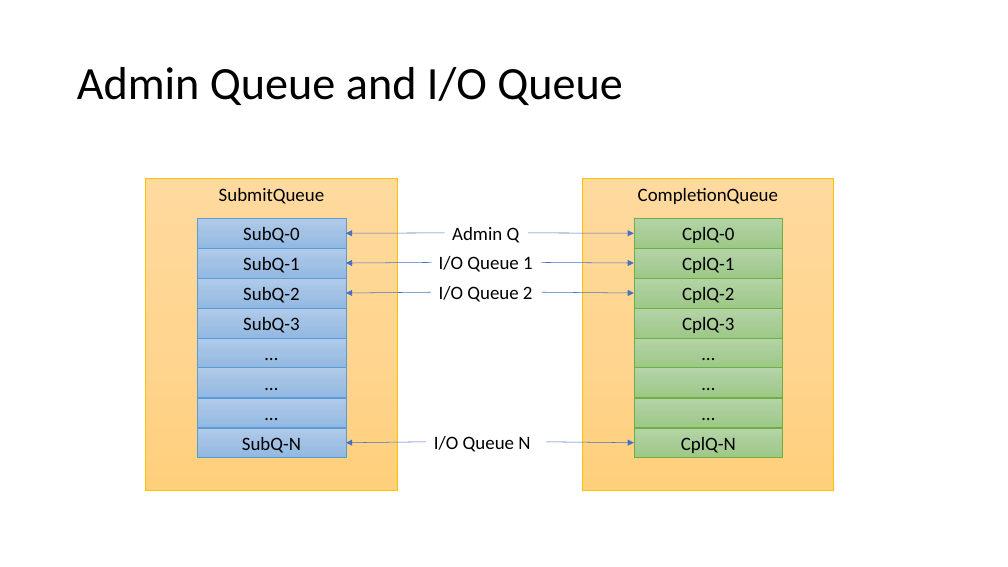
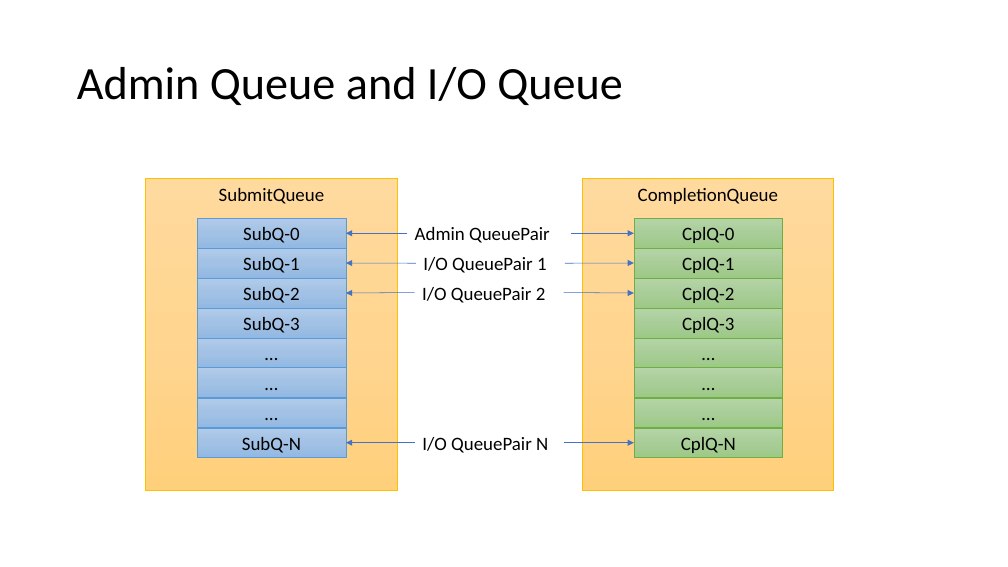
Before and after one commit to smokingpc/glendronach, a slide deck: slide 38 of doc/SPCNVMe_Introduction.pptx (slide 35 before the commit). Drawn at 1008x567 pixels with LibreOffice and Linux fonts; fonts in the diff are those of the drawing. Boxes give left, top, right and bottom in pixels: in the first picture for what was removed or moved away, otherwise in the second. Text is boxed around its words. In the diff, an @@ line names an element or a change of style, - is before the commit and + after.

```diff
--- a/doc/SPCNVMe_Introduction.pptx
+++ b/doc/SPCNVMe_Introduction.pptx
@@ arrow moved from (445, 233) - (346, 234) to (408, 234) - (346, 234) @@
@@ text at (x1=415, y1=227, x2=550, y2=243): text changed @@
-Admin Q
+Admin QueuePair
@@ arrow moved from (528, 233) - (634, 234) to (571, 234) - (634, 234) @@
@@ arrow moved from (432, 262) - (346, 263) to (416, 263) - (346, 263) @@
@@ text at (x1=423, y1=257, x2=547, y2=273): text changed @@
-I/O Queue 1
+I/O QueuePair 1
@@ arrow moved from (541, 262) - (634, 263) to (565, 263) - (634, 263) @@
@@ arrow moved from (431, 293) - (346, 293) to (415, 293) - (346, 293) @@
@@ text at (x1=422, y1=287, x2=546, y2=303): text changed @@
-I/O Queue 2
+I/O QueuePair 2
@@ arrow moved from (541, 293) - (634, 293) to (563, 293) - (634, 293) @@
@@ arrow moved from (426, 442) - (346, 443) to (415, 443) - (346, 443) @@
@@ text at (x1=422, y1=437, x2=548, y2=453): text changed @@
-I/O Queue N
+I/O QueuePair N
@@ arrow moved from (546, 442) - (634, 443) to (564, 443) - (634, 443) @@
```
Also in this commit, not shown: 9 other slides changed, 4 slides added, 5 slides removed.
